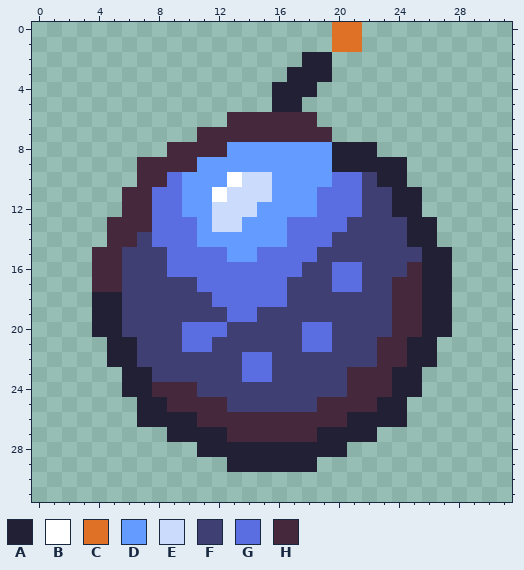
Pixel-art sprite -- icon/CC0/explosive/individual/Chrisblue/32x32/bomb_01_blue.png. Above: the version before the commit.
The file is 32x32 pixels.
Palette (. is transparent): A #222034  B #ffffff  C #df7126  D #639bff  E #cbdbfc  F #3f3f74  G #5b6ee1  H #45283c
Pixels before, first column x 4:
 0 ................CC......
 1 ................CC......
 2 ..............AA........
 3 .............AAA........
 4 ............AAA.........
 5 ............AA..........
 6 .........HHHHHH.........
 7 .......HHHHHHHHH........
 8 .....HHHHDDDDDDDAAA.....
 9 ...HHHHDDDDDDDDDAAAAA...
10 ...HHGDDDBEEDDDDGGFAA...
11 ..HHGGDDBEEEDDDGGGFFAA..
12 ..HHGGDDEEEDDDDGGGFFAA..
13 .HHHGGGDEEDDDGGGGFFFFAA.
14 .HHFGGGDDDDDDGGGFFFFFAA.
15 HHFFFGGGGDDGGGGFFFFFFFAA
16 HHFFFGGGGGGGGGFFGGFFFHAA
17 HHFFFFFGGGGGGFFFGGFFHHAA
18 AAFFFFFFGGGGGFFFFFFFHHAA
19 AAFFFFFFFGGFFFFFFFFFHHAA
20 AAFFFFGGGFFFFFGGFFFFHHAA
21 .AAFFFGGFFFFFFGGFFFHHAA.
22 .AAFFFFFFFGGFFFFFFFHHAA.
23 ..AAFFFFFFGGFFFFFHHHAA..
24 ..AAHHHFFFFFFFFFFHHHAA..
25 ...AAHHHHFFFFFFHHHHAA...
26 ...AAAAHHHHHHHHHHAAAA...
27 .....AAAAHHHHHHAAAA.....
28 .......AAAAAAAAAA.......
29 .........AAAAAA.........
After:
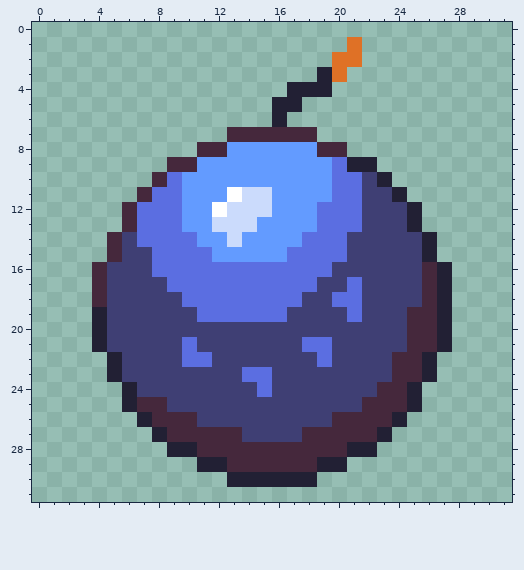
Message: Touch up scaling artifacts in Chrisblue's bomb icons
From old to new:
Colour A is added in row 4 at x 19; in row 21 at x 4 and 27; in row 23 at x 5 and 26; in row 25 at x 6 and 25; in row 27 at x 8 and 23; in row 28 at x 9 to 10 and 21 to 22.
Colour A is added in row 29 at x 11 to 12 and 19 to 20; in row 30 at x 13 to 18.
Colour A replaces colour H in row 6 at x 16.
Colour B replaces colour E in row 11 at x 13; in row 12 at x 12.
Colour C is added in row 2 at x 20 to 21; in row 3 at x 20.
Colour D replaces colour B in row 10 at x 13; in row 11 at x 12.
Colour D replaces colour E in row 10 at x 14 to 15.
Colour D replaces colour G in row 11 at x 19; in row 13 at x 10 and 17 to 18; in row 14 at x 17; in row 15 at x 12 and 15 to 16.
Colour E replaces colour D in row 12 at x 15; in row 13 at x 14; in row 14 at x 13.
Colour F replaces colour A in row 12 at x 24; in row 14 at x 25; in rows 18 to 20 at x 5; in row 21 at x 5 to 6; in row 22 at x 6; in row 23 at x 6 to 7.
Colour F replaces colour A in row 24 at x 7.
Colour F replaces colour G in row 16 at x 20 to 21; in row 17 at x 20; in row 20 at x 10 to 12 and 18 to 19; in row 21 at x 11; in row 22 at x 14 to 15.
Colour F replaces colour H in row 14 at x 6; in row 16 at x 5 and 25; in row 17 at x 5 and 24 to 25; in row 18 at x 24 to 25; in rows 19 to 20 at x 24; in row 21 at x 23 to 24.
Colour F replaces colour H in row 22 at x 23; in row 23 at x 21 to 23; in row 24 at x 8 to 10 and 21 to 22; in row 25 at x 9 to 12 and 19 to 21; in row 26 at x 11 to 19; in row 27 at x 14 to 17.
Colour G replaces colour A in row 9 at x 20.
Colour G replaces colour F in row 13 at x 21; in row 14 at x 7 and 20; in row 15 at x 8 and 19 to 20; in row 16 at x 8 and 18 to 19; in row 17 at x 9 to 10 and 17 to 18; in row 18 at x 10 to 11, 17 and 20 to 21.
Colour G replaces colour F in row 19 at x 11 to 12, 15 to 16 and 21; in row 22 at x 10 to 11 and 19; in row 24 at x 15.
Colour G replaces colour H in rows 12 to 13 at x 7.
Colour H replaces colour A in row 8 at x 20; in rows 16 to 17 at x 26; in row 18 at x 4 and 26; in rows 19 to 20 at x 26; in row 21 at x 25 to 26; in row 22 at x 25.
Colour H replaces colour A in row 23 at x 24 to 25; in row 24 at x 24; in row 25 at x 7 to 8 and 23 to 24; in row 26 at x 8 to 10 and 21 to 23; in row 27 at x 9 to 12 and 19 to 22; in row 28 at x 11 to 20.
Colour H replaces colour A in row 29 at x 13 to 18.
Colour H replaces colour D in row 8 at x 19.
Colour A is removed in row 2 at x 18 to 19; in row 3 at x 17 to 18; in row 4 at x 16; in row 8 at x 21 to 22; in row 9 at x 23 to 24; in row 10 at x 24.
Colour A is removed in row 11 at x 25; in row 13 at x 26; in row 15 at x 27.
Colour C is removed in row 0 at x 20 to 21; in row 1 at x 20.
Colour H is removed in row 6 at x 13 to 15 and 17 to 18; in row 7 at x 11 to 12 and 19; in row 8 at x 9 to 10; in row 9 at x 7 to 8; in row 10 at x 7; in row 11 at x 6.
Colour H is removed in row 13 at x 5; in row 15 at x 4.
Boxes around the changes in both pictures, in picture pixels (x1, y1, x2, y2):
changed: (92, 22, 452, 487)
